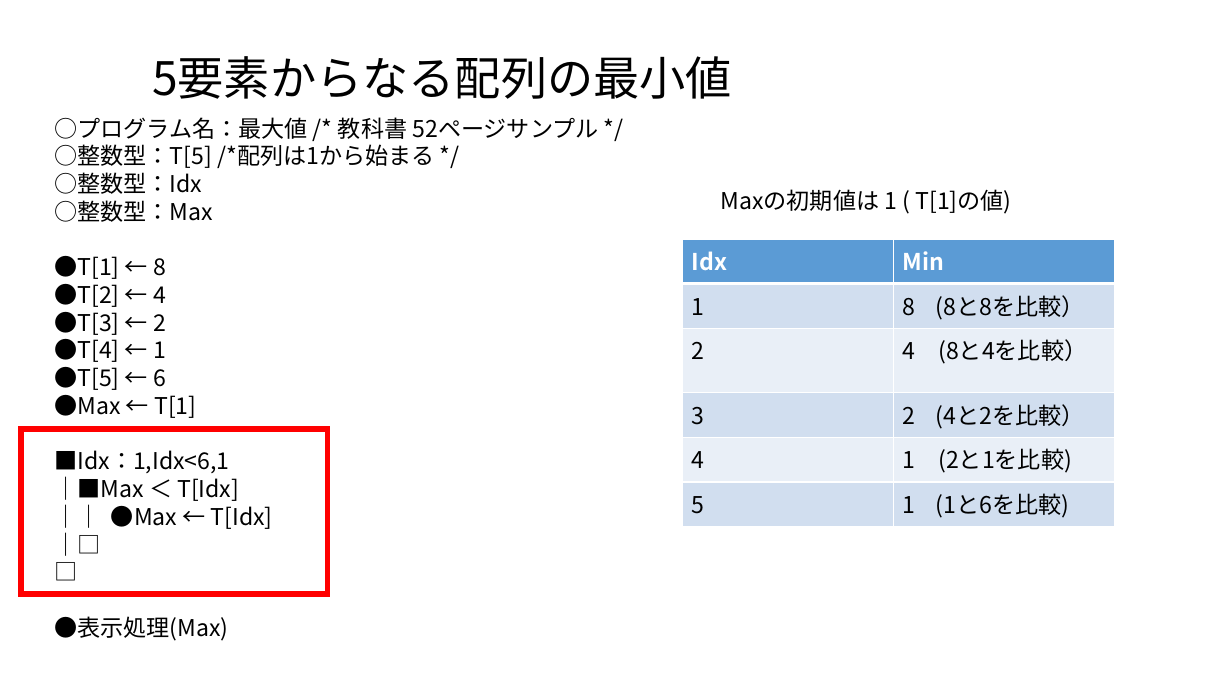
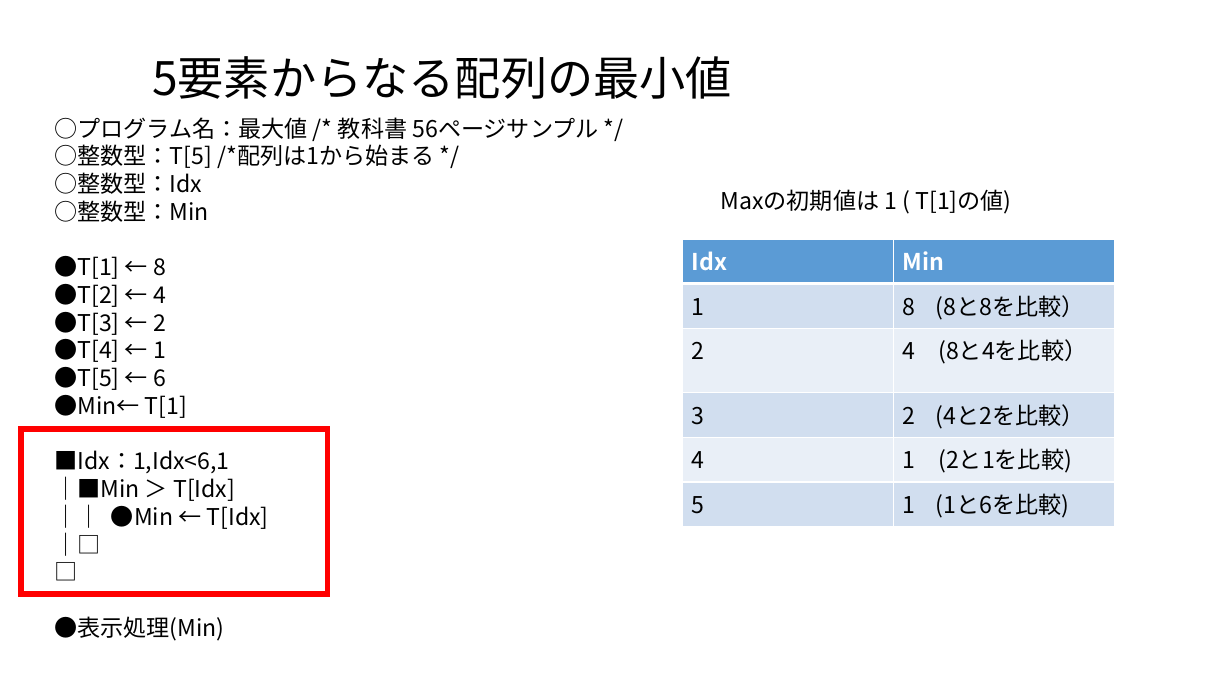
Before and after one commit to masakage/algorithm, a slide deck: slide 4 of docs/第8回最大値最小値を求めるアルゴリズム.pptx. Drawn at 1232x693 pixels with LibreOffice and Linux fonts; fonts in the diff are those of the drawing. Boxes give left, top, right and bottom in pixels: in the first picture for what was removed or moved away, otherwise in the second. Text is boxed around its words. In the diff, an @@ line names an element or a change of style, - is before the commit and + after.

```diff
--- a/docs/第8回最大値最小値を求めるアルゴリズム.pptx
+++ b/docs/第8回最大値最小値を求めるアルゴリズム.pptx
@@ text at box(54, 117, 598, 139): text changed @@
-○プログラム名：最大値 /* 教科書 52ページサンプル */
+○プログラム名：最大値 /* 教科書 56ページサンプル */
@@ text at box(54, 200, 209, 222): text changed @@
-○整数型：Max
+○整数型：Min
@@ text at box(54, 395, 187, 418): text changed @@
-●Max ← T[1]
+●Min← T[1]
@@ text at box(54, 476, 269, 529): text changed @@
-｜■Max ＜ T[Idx]
-｜｜ ●Max ← T[Idx]
+｜■Min ＞ T[Idx]
+｜｜ ●Min ← T[Idx]
@@ text at box(54, 616, 224, 641): text changed @@
-●表示処理(Max)
+●表示処理(Min)
```
Also in this commit, not shown: 1 other slide changed, 4 other files.
